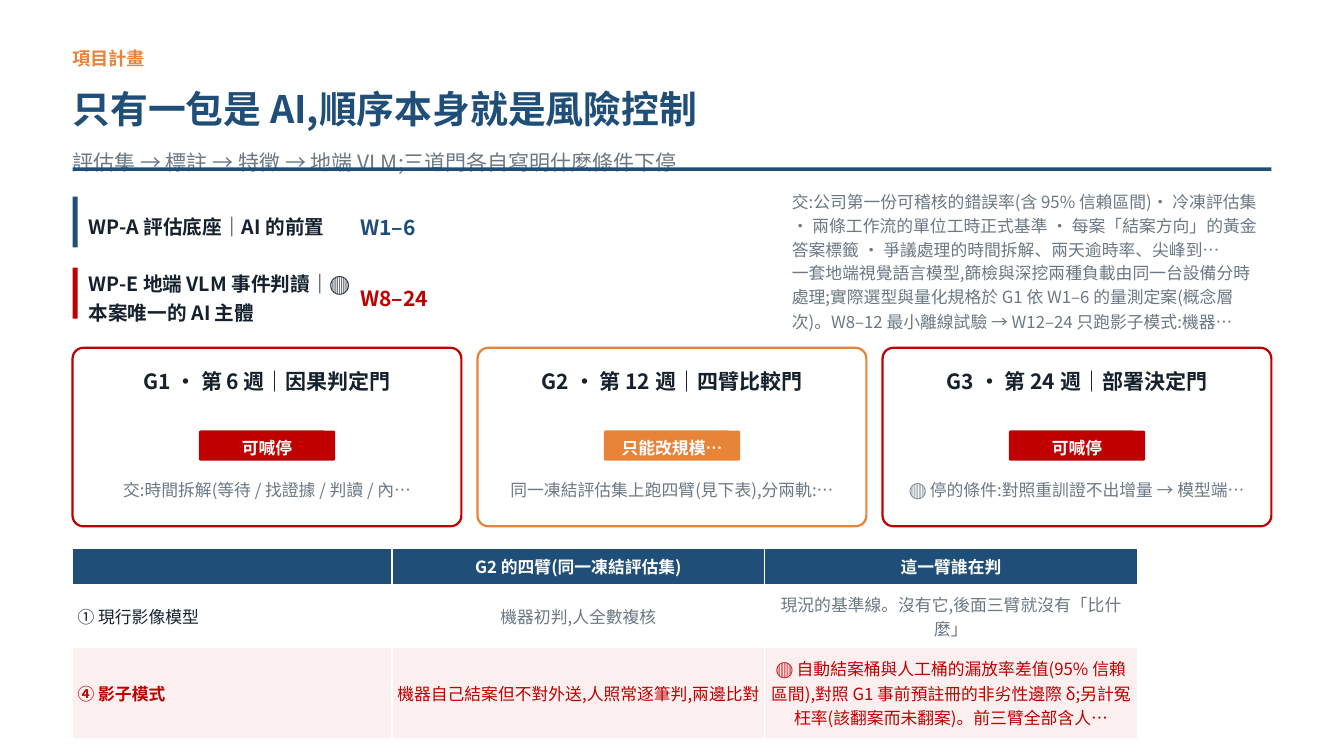
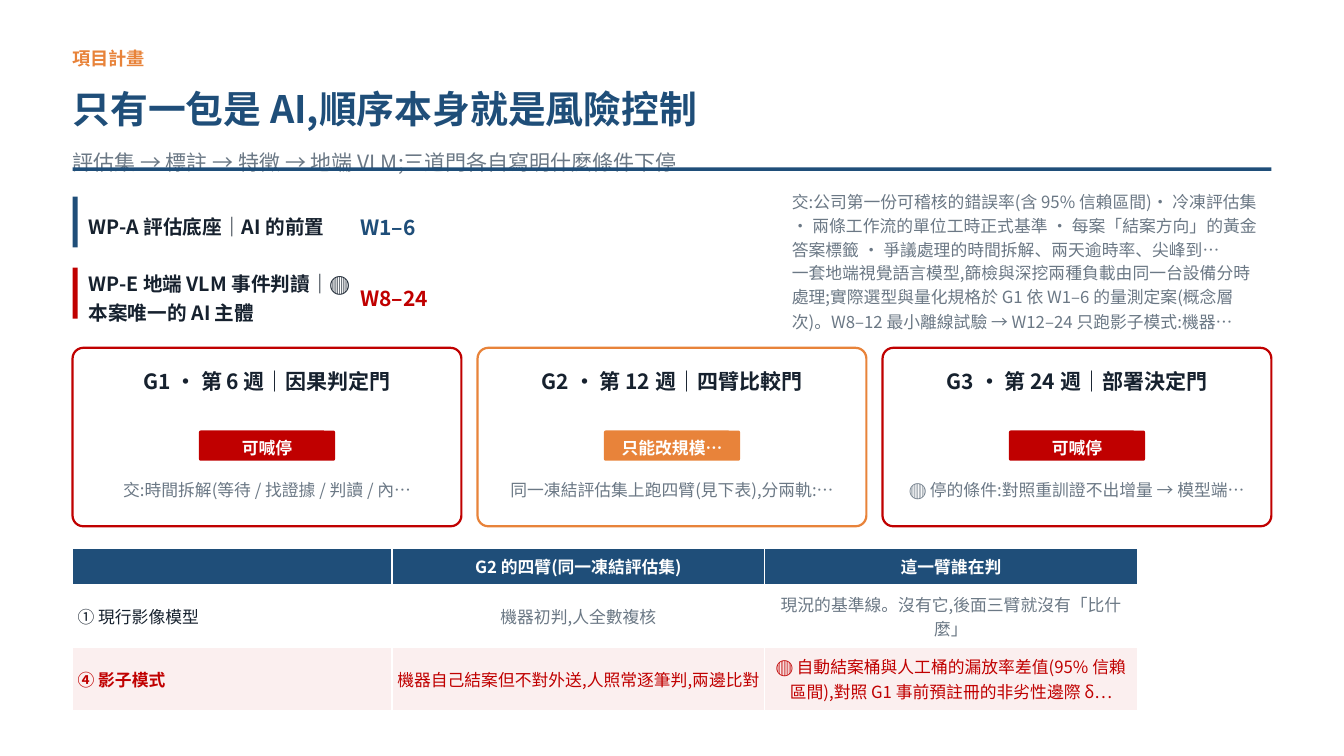
Before and after one commit to pokai-huang0828/UTS_workspace, a slide deck: slide 10 of Artificial Intelligence for Enterprises/Assessment3/_fixed.pptx. Drawn at 1344x756 pixels with LibreOffice and Linux fonts; fonts in the diff are those of the drawing. Boxes give left, top, right and bottom in pixels: in the first picture for what was removed or moved away, otherwise in the second. Text is boxed around its words. In the diff, an @@ line names an element or a change of style, - is before the commit and + after.

```diff
--- a/Artificial Intelligence for Enterprises/Assessment3/_fixed.pptx
+++ b/Artificial Intelligence for Enterprises/Assessment3/_fixed.pptx
@@ table at box(73, 548, 1138, 710) @@
-row 3, column 3: 🔴 自動結案桶與人工桶的漏放率差值(95% 信賴區間),對照 G1 事前預註冊的非劣性邊際 δ;另計冤枉率(該翻案而未翻案)。前三臂全部含人…
+row 3, column 3: 🔴 自動結案桶與人工桶的漏放率差值(95% 信賴區間),對照 G1 事前預註冊的非劣性邊際 δ…
```
Also in this commit, not shown: 4 other slides changed, 4 other files.
